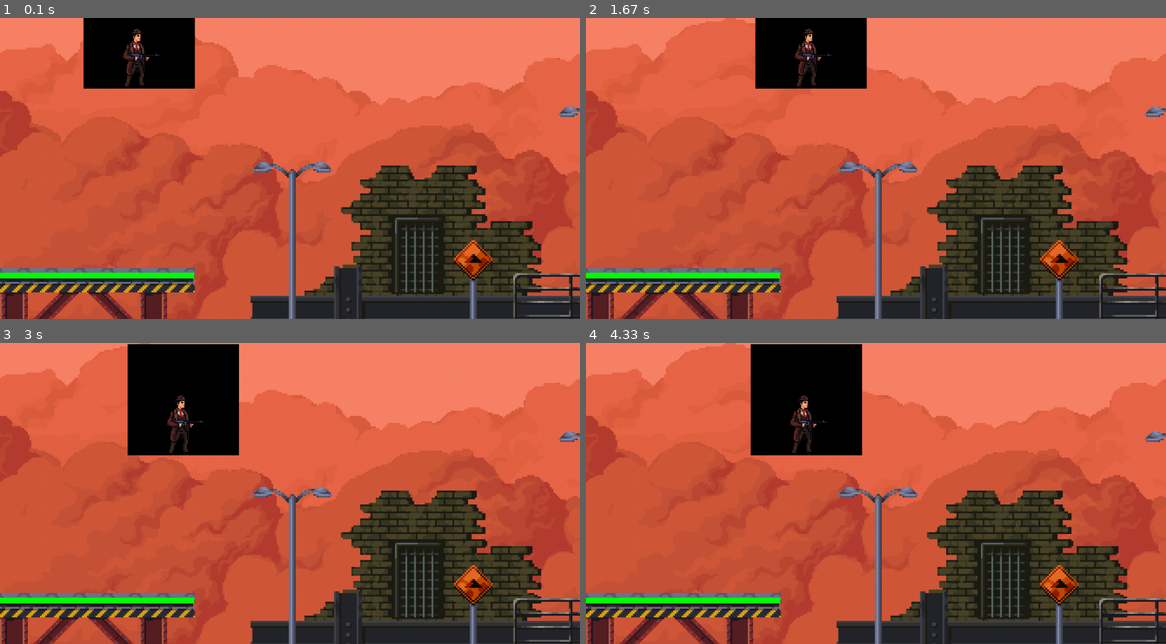
Above: before the commit, frames 1-4 (two rows, left to right).
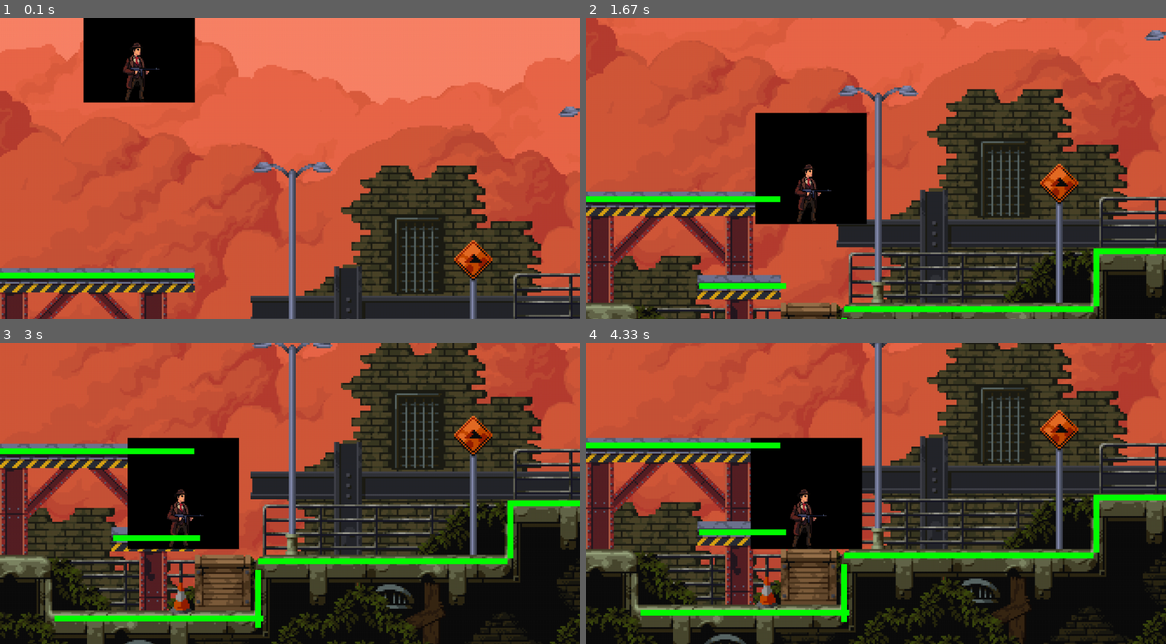
Above: after the commit, the same moments.

Repository: lucas-agnoletto/PyGame
Game: pygame game, started from jogo.py
Two runs of this game, one before a commit and one after it. Both use one fixed random seed, a clock stepped at 60 frames per second and the inputs below.
Inputs:
- Up to frame 1 (0.1 s): no input
- Up to frame 2 (1.67 s): tap Space at 0.33 s; hold D 0.67-1.13 s; hold D from 1.5 s (still down)
- Up to frame 3 (3 s): release D at 1.97 s; hold A 2-2.53 s; hold S 2.57-2.87 s; hold A from 2.9 s (still down)
- Up to frame 4 (4.33 s): release A at 3.3 s; hold D from 3.73 s (still down)

The runs differ from the first frame. In frame 1, 1.4% of the frame differs, in the area x 14-34%, y 3-29%; in frame 2, 71%; in frame 3, 86%; in frame 4, 88%, in the area x 0-100%, y 0-100%.

Commit message:
adicao de sprites andando e algumas melhorias na colisão

Diff:
--- a/assets.py
+++ b/assets.py
@@ -26,17 +26,25 @@
 def load_assets():
     assets = {}
 
-    personagem = pygame.image.load('assets/img/Idle.png').convert_alpha()
+    personagem = pygame.image.load('assets/img/Gangster.png').convert_alpha()
+    andar = pygame.image.load('assets/img/Gangster(caminhar).png').convert_alpha()
+    andar = load_spritesheet(andar,1,10)
     personagem = load_spritesheet(personagem,1,6)
     personagem = personagem[0]
     escala = 1.5
     nova_largura = int(personagem.get_width() * escala)
     nova_altura = int(personagem.get_height() * escala)
+    # Personagem parado
     assets['personagem'] = pygame.transform.scale(personagem, (nova_largura, nova_altura))
+    for i in range(len(andar)):
+        andar[i] = pygame.transform.scale(andar[i], (nova_largura, nova_altura))
+    # lista de personagem andando : para utilizar, acessar os indices 0 a 9
+    assets['andar'] = andar
+
 
     fundo = pygame.image.load('assets/img/fundo.png').convert_alpha()
     fundo_larg = int(fundo.get_width()*3)
     fundo_alt = int(fundo.get_height()*3)
-
+    # Background
     assets['fundo'] = pygame.transform.scale(fundo,(fundo_larg,fundo_alt))
     return assets
--- a/jogo.py
+++ b/jogo.py
@@ -10,10 +10,10 @@
 rect = pygame.Rect
 # blocos para haver colisão
 blocos_horizont = [rect(0,440, 335, 10),rect(195,590,150,10),rect(94,729,360,10),rect(445,630,430,10),rect(880,530,210,10),rect(1090,630,300,10),rect(1350,530,60,10),rect(1405,440,350,10),rect(1750,490,340,10),rect(2090,630,200,10)]
-blocos_vert = [rect(440,650,10,100),rect(875,530,10,100),rect(1090,530,10,100),rect(1350,530,10,100),rect(1400,445,10,100),rect(1750,440,10,60),rect(2090,500,10,150),rect(2280,630,10,200)]
+blocos_vert = [rect(440,650,10,100),rect(875,530,10,100),rect(1090,535,10,100),rect(1350,530,10,100),rect(1400,445,10,100),rect(1750,440,10,60),rect(2090,500,10,150),rect(2280,630,10,200)]
 # carregar assets
 assets = load_assets()
-
+# Classe plataforma
 class Platform(pygame.sprite.Sprite):
     def __init__(self,position,size):
         pygame.sprite.Sprite.__init__(self)
@@ -23,8 +23,11 @@
 platforms_horizont = []
 for bloco in blocos_horizont:
     platforms_horizont.append(Platform((bloco.x, bloco.y), (bloco.width, bloco.height)))
+platforms_vert = []
+for bloco in blocos_vert:
+    platforms_vert.append(Platform((bloco.x, bloco.y), (bloco.width, bloco.height)))
 
-
+# Classe jogador
 class Player(pygame.sprite.Sprite):
     def __init__(self,assets):
         pygame.sprite.Sprite.__init__(self)
@@ -38,7 +41,7 @@
         self.rect.centerx = 240
         self.rect.bottom = 35
         self.speedx = 0
-        self.speedy = 0
+        self.speedy = 6
         self.assets = assets
 
     def update(self):
@@ -66,7 +69,7 @@
 game = True
 camera_x = 0
 camera_y = 0
-
+# Loop principal do jogo
 while game:
     for event in pygame.event.get():
         if event.type == pygame.QUIT:
@@ -82,6 +85,8 @@
                 player.speedy -= 4
             if event.key == pygame.K_s:
                 player.speedy += 4
+            if event.key == pygame.K_SPACE:
+                player.speedy -= 14
         # Verifica se soltou alguma tecla.
         if event.type == pygame.KEYUP:
             # Dependendo da tecla, altera a velocidade.
@@ -93,7 +98,8 @@
                 player.speedy += 4
             if event.key == pygame.K_s:
                 player.speedy -= 4
-
+            if event.key == pygame.K_SPACE:
+                player.speedy += 14
 
 
     camera_x = player.rect.centerx - LARG // 2
@@ -101,8 +107,8 @@
 
 
 
-
-    camera_x = max(0, min(camera_x, larg_fundo - LARG)) # limita a camera
+    # limita a camera
+    camera_x = max(0, min(camera_x, larg_fundo - LARG))
     camera_y = max(0, min(camera_y, alt_fundo - ALT))
 
 
@@ -110,13 +116,24 @@
 
     window.fill((255, 255, 255))
     window.blit(assets['fundo'],(-camera_x,-camera_y)) # atualiza o fundo
-    pygame.draw.rect(window, (0,0,0), player.rect)
+    pygame.draw.rect(window, (0,0,0), player.rect.move(-camera_x,-camera_y))
     window.blit(assets['personagem'], (player.rect.x - camera_x, player.rect.y - camera_y)) # atualiza o jogador
     player.update()
 
+    # Colisão entre player e bloco
     for bloco in platforms_horizont:
         if pygame.sprite.collide_mask(player, bloco):
-            player.rect.bottom = bloco.rect.top
+            if player.speedy > 0:
+                player.rect.y -= player.speedy
+
+    for bloco in platforms_vert:
+        if pygame.sprite.collide_mask(player, bloco):
+            # if player.speedx > 0:
+            player.rect.right -= player.speedx
+            if player.speedy > 0:
+                player.rect.y -= player.speedy
+            # if player.speedx < 0:
+                # player.rect.left = bloco.rect.right - 70
 
     for bloco in blocos_horizont:
         pygame.draw.rect(window, (0, 255, 0), bloco.move(-camera_x,-camera_y))
Renamed: assets/Cogumelo(ataque).png -> assets/img/Cogumelo(ataque).png
Renamed: assets/Esqueleto(ataque).png -> assets/img/Esqueleto(ataque).png
Renamed: assets/Gangster(ataque).png -> assets/img/Gangster(ataque).png
Renamed: assets/Gangster(caminhar).png -> assets/img/Gangster(caminhar).png
Renamed: assets/Gangster.png -> assets/img/Gangster.png
Renamed: assets/Goblin(ataque).png -> assets/img/Goblin(ataque).png
Renamed: assets/OlhoVoador(ataque).png -> assets/img/OlhoVoador(ataque).png
Not shown, changed: assets/Cybertracks Vol.1.zip
Not shown, added: assets/som/Track01.ogg
Not shown, added: assets/som/Track03.ogg
Not shown, added: assets/som/Track04.ogg
Not shown, added: assets/som/Track05.ogg
(and 7 more such lines)
